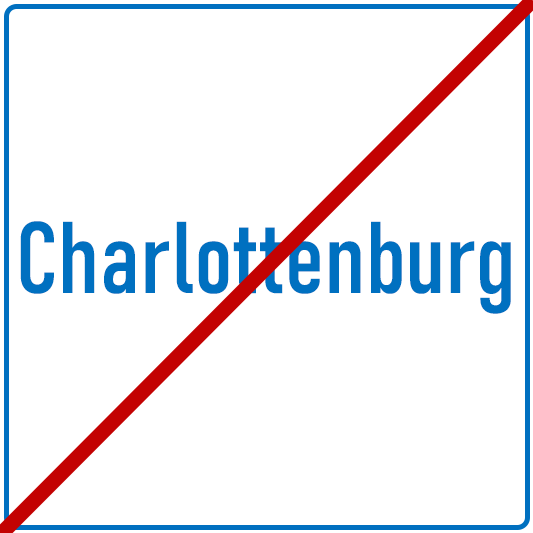
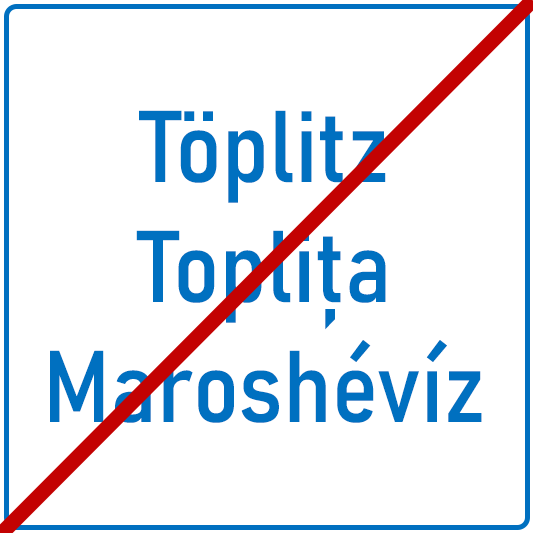
Before/after of a 533px x 533px layered artwork. What changed in the layer stack:
renamed "Charlottenburg" to "Töplitz Toplița Maroshévíz", painted on it over bbox(20, 110, 511, 423)
